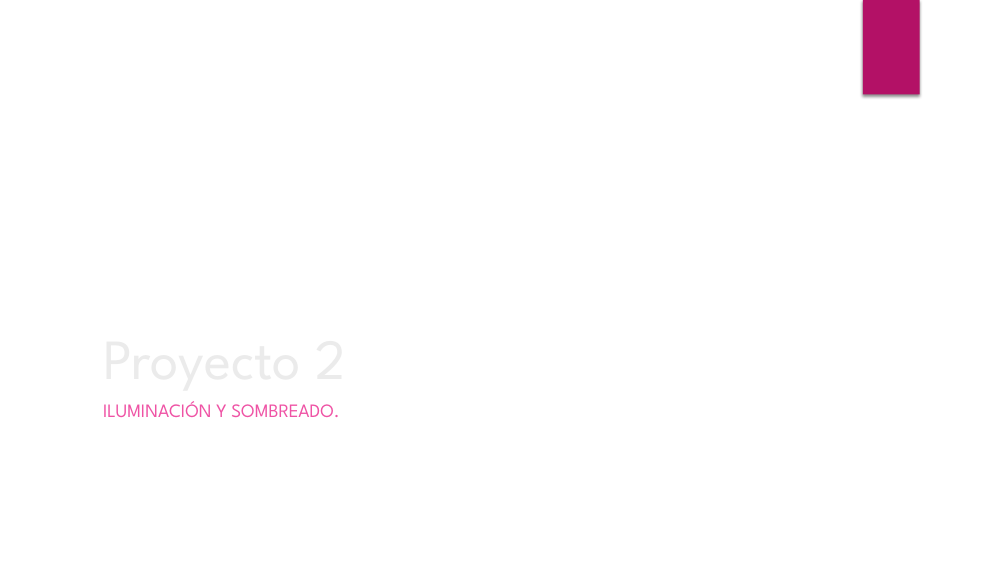
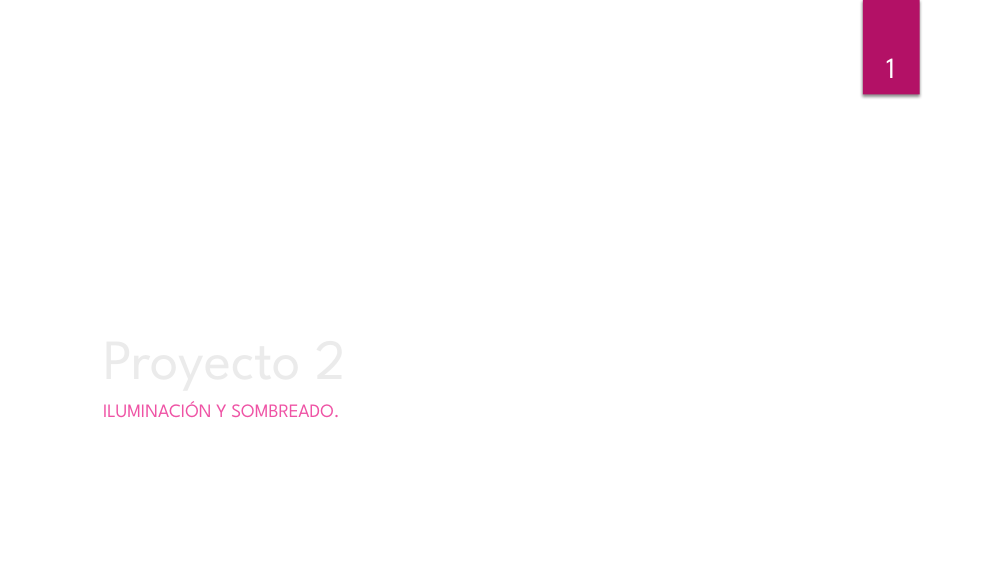
Before and after one commit to nlandau91/CG2019, a slide deck: slide 1 of Proyecto2/Presentacion Proyecto 2.pptx. Drawn at 1008x567 pixels with LibreOffice and Linux fonts; fonts in the diff are those of the drawing; background and template pictures are left out. Boxes give left, top, right and bottom in pixels: in the first picture for what was removed or moved away, otherwise in the second. Text is boxed around its words. In the diff, an @@ line names an element or a change of style, - is before the commit and + after.

```diff
--- a/Proyecto2/Presentacion Proyecto 2.pptx
+++ b/Proyecto2/Presentacion Proyecto 2.pptx
@@ page number added at box(886, 58, 895, 78), 28 pt, text #FFFFFF @@
+1
```
Also in this commit, not shown: 5 other slides changed, 1 slide added, 4 slides removed.
